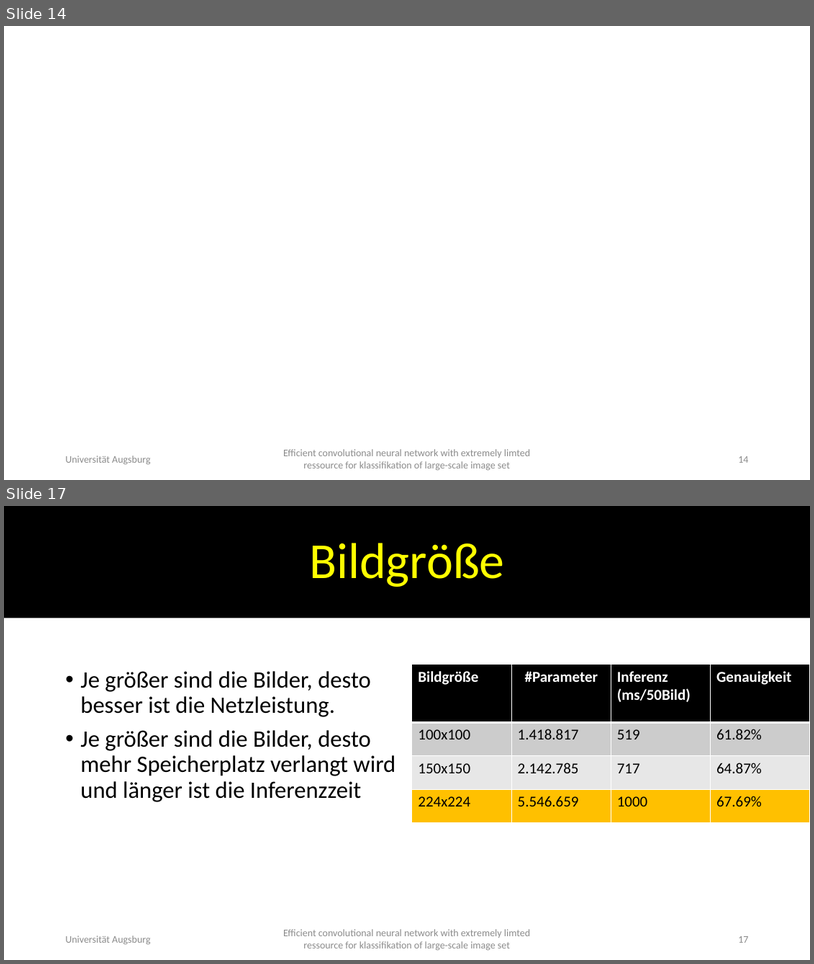
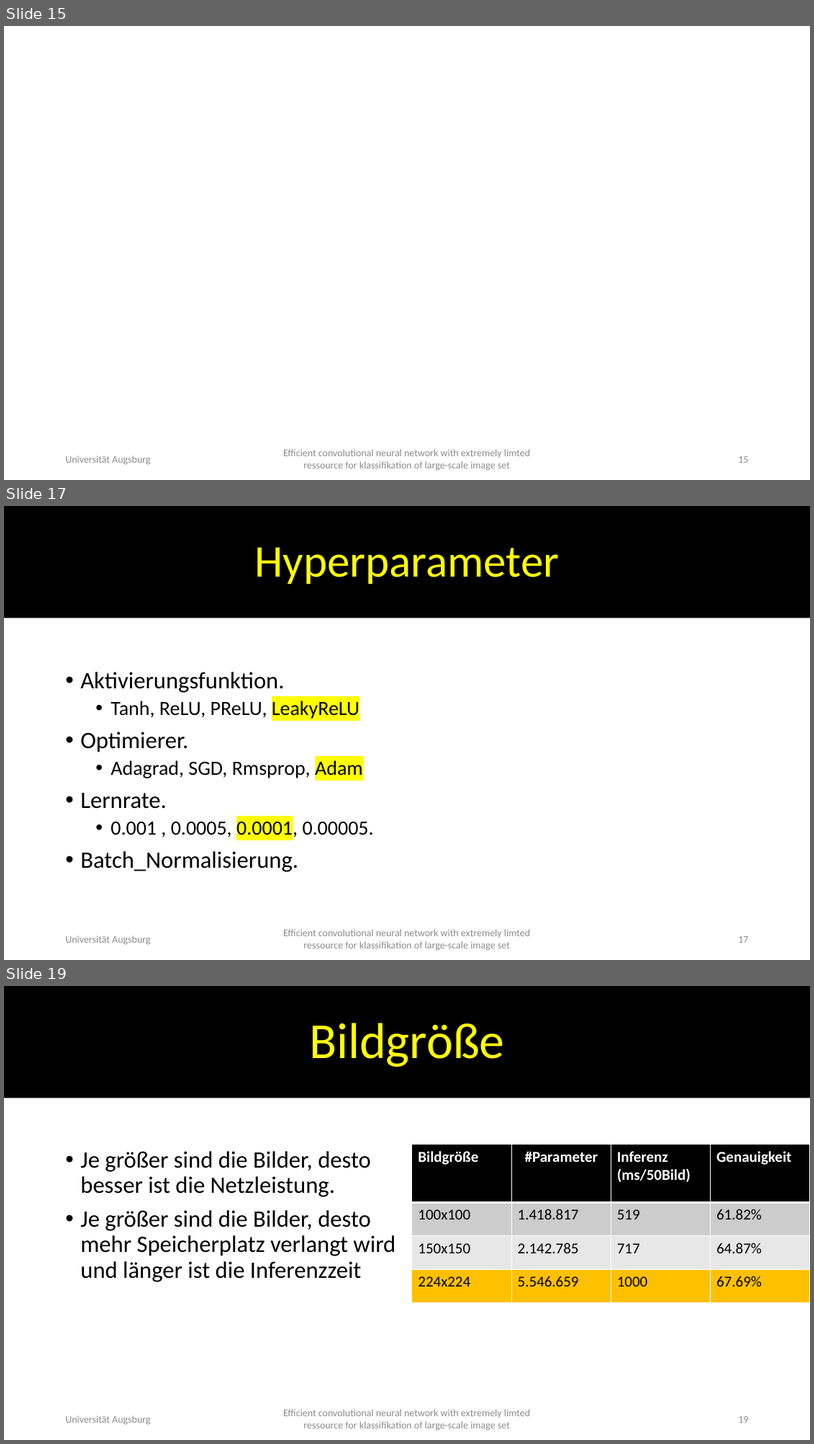
Before and after one commit to TEMKENG/Programme, a slide deck: bachelorarbeit-vorlage/Efficient convolutional neural network with extremely limted ressource.pptx. Shown one above the other, each under a label of ours: slides 14 and 17 before the commit, slides 15, 17 and 19 after it; the slides between them are not shown. The pictures are 814x964 and 814x1444 pixels, drawn with LibreOffice and Linux fonts; fonts in the diff are those of the drawing; background and template pictures are left out. Boxes give left, top, right and bottom in pixels: in the first picture for what was removed or moved away, otherwise in the second. Text is boxed around its words. In the diff, an @@ line names an element or a change of style, - is before the commit and + after.

```diff
--- a/bachelorarbeit-vorlage/Efficient convolutional neural network with extremely limted ressource.pptx
+++ b/bachelorarbeit-vorlage/Efficient convolutional neural network with extremely limted ressource.pptx
@@ slide 17 added at [4,506,810,960], background #FFFFFF @@
@@ title added at [4,506,810,618], fill #000000, 54 pt, text #FFFF00 @@
+Hyperparameter
@@ text added at [80,672,374,872], 24 pt, text #000000 @@
+• Aktivierungsfunktion.
+  • Tanh, ReLU, PReLU, LeakyReLU
+• Optimierer.
+  • Adagrad, SGD, Rmsprop, Adam
+• Lernrate.
+  • 0.001 , 0.0005, 0.0001, 0.00005.
+• Batch_Normalisierung.
@@ text added at [65,935,150,944], 12 pt, text #8C8C8C @@
+Universität Augsburg
@@ text added at [283,929,530,950], 12 pt, text #8C8C8C @@
+Efficient convolutional neural network with extremely limted ressource for klassifikation of large-scale image set
@@ page number added at [738,936,748,942], 12 pt, text #8C8C8C @@
+17
@@ what was slide 14 is now slide 15 @@
@@ page number at [738,456,748,462]: text changed @@
-14
+15
@@ what was slide 17 is now slide 19 @@
@@ page number at [738,1416,748,1422]: text changed @@
-17
+19
```
Also in this commit, not shown: 12 slides changed, 3 other slides added, 11 other files.
